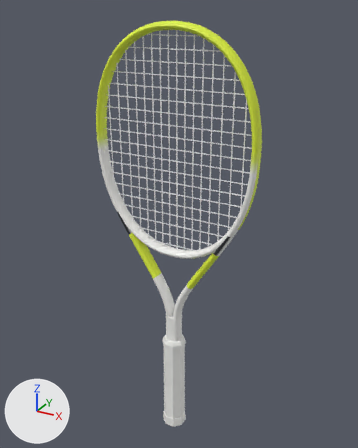
The glTF model assets/realistic/tecnifibre-fire-2026.glb as it was, and as the next commit left it.
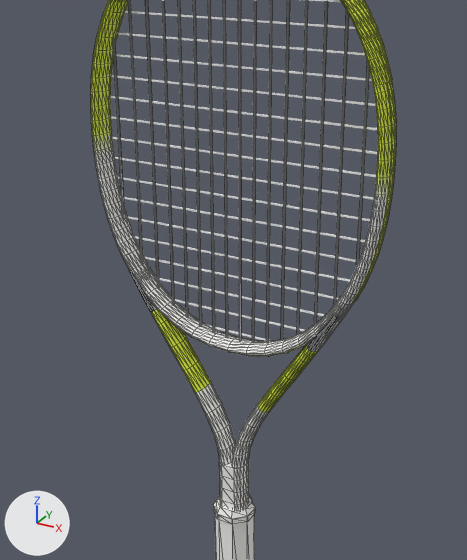
Each version is shown whole from a camera (50 mm lens) standing at (0.345, -0.61, 0.703) and looking at (-0.002, 0.021, 0.388), then close up on the part from 13% to 84% of the width and 14% to 82% of the height. Arrows for +X, +Y and +Z are at lower left; the lights stay in place. The last two pictures show the newer version. The close-ups show mesh edges as thin lines. Where no turn or scale is listed for an object, it has been applied to the vertices. Vertices at exactly the same position are counted once.

In view in the first close-up: 'bumper', 'collar', 'frame', 'grip', 'grommets', 'strings_crosses', 'strings_mains'.
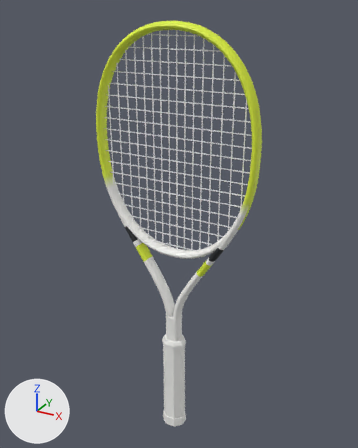
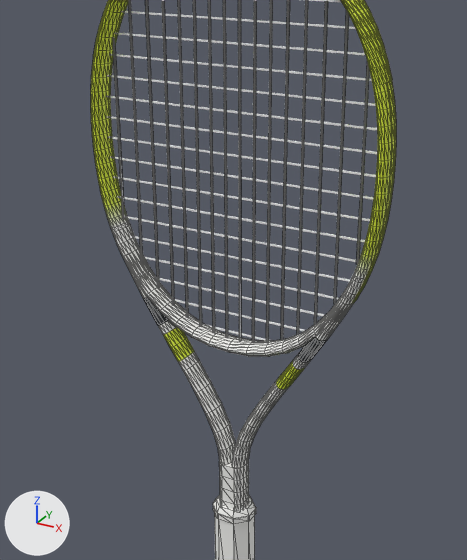
Where the change shows, as pixel boxes (x1, y1, x2, y2) in the close-ups (467 x 560 px; the box of a moved part takes in the faces that stretch with it):
'collar', rescaled
    before: (213, 495, 256, 525)
    after: (213, 495, 256, 524)
part 1 of me_frame, moved or reshaped
    before: (94, 146, 388, 427)
    after: (108, 213, 369, 396)
part 2 of me_frame, recoloured
    both: (92, 125, 390, 412)

What changed in the scene script:
```text
Change me_frame:
    used by ob_frame; location = (0.0, 0.0, 0.4319)
    remove me_frame.from_pydata(...)  # 1752 vertices, 3444 faces; spans x -0.132..0.132, y -0.011..0.011, z -0.254..0.254
    add me_frame.from_pydata(...)  # 1784 vertices, 3508 faces; spans x -0.132..0.132, y -0.011..0.011, z -0.254..0.254
    me_frame part 1: 128 vertices removed from x -0.131..0.131, y -0.011..0.011, z -0.137..0.067; 160 vertices added at x -0.118..0.118, y -0.011..0.011, z -0.111..0.007
    me_frame part 2: 413 kept faces spanning x -0.132..0.132, y -0.011..0.011, z -0.137..0.098 get new vertex colours
Change ob_collar:
    ob_collar.scale: (0.0184, 0.0184, 0.0184) -> (0.0193, 0.0193, 0.0193)
```
